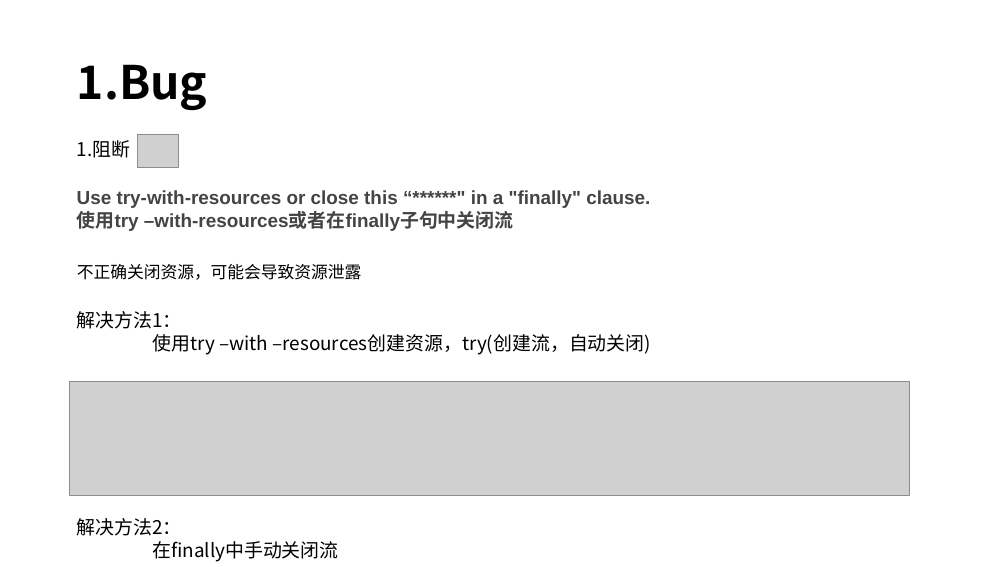
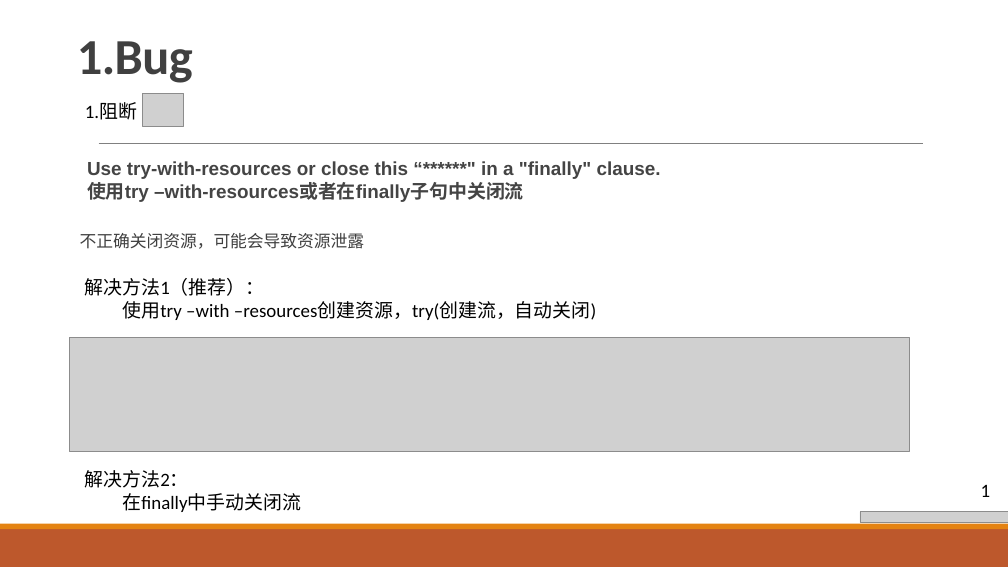
Before and after one commit to yuanbaojian/personMultipleProject, a slide deck: slide 2 of src/main/resources/File/sonarQube扫描问题.pptx. Drawn at 1008x567 pixels with LibreOffice and Linux fonts; fonts in the diff are those of the drawing; grey boxes stand for pictures. Boxes give left, top, right and bottom in pixels: in the first picture for what was removed or moved away, otherwise in the second. Text is boxed around its words. In the diff, an @@ line names an element or a change of style, - is before the commit and + after.

```diff
--- a/src/main/resources/File/sonarQube扫描问题.pptx
+++ b/src/main/resources/File/sonarQube扫描问题.pptx
@@ title "1.Bug" at bbox=[77, 41, 193, 83]: size 44 to 48 pt, font Noto Sans CJK SC to Calibri, text colour #000000 to #404040, letter spacing 0 to -0.5 pt; line spacing 0.9 to 0.85; vertical alignment middle to bottom @@
@@ text "1.阻断": place and size @@
-text "1.阻断" at bbox=[77, 140, 131, 158]
+text "1.阻断" at bbox=[85, 102, 137, 120]
@@ text "1.阻断" at bbox=[85, 102, 137, 120]: font Noto Sans CJK SC to Calibri @@
@@ picture: place and size @@
-picture at bbox=[138, 135, 178, 168]
+picture at bbox=[143, 93, 184, 126]
@@ line added from (99, 144) to (923, 144), #808080 0.5 pt @@
@@ text "Use try-with-resources or close this ...": place and size @@
-text "Use try-with-resources or close this ..." at bbox=[77, 190, 650, 231]
+text "Use try-with-resources or close this ..." at bbox=[87, 161, 661, 202]
@@ text "不正确关闭资源，可能会导致资源泄露": place and size @@
-text "不正确关闭资源，可能会导致资源泄露" at bbox=[77, 264, 362, 280]
+text "不正确关闭资源，可能会导致资源泄露" at bbox=[80, 233, 365, 249]
@@ text "不正确关闭资源，可能会导致资源泄露" at bbox=[80, 233, 365, 249]: font Noto Sans CJK SC to Calibri, text colour #000000 to #404040; more space between paragraphs @@
@@ text "解决方法1（推荐）：": place and size @@
-text "解决方法1（推荐）：" at bbox=[77, 311, 651, 355]
+text "解决方法1（推荐）：" at bbox=[85, 278, 596, 320]
@@ text at bbox=[85, 278, 265, 296]: text changed; font Noto Sans CJK SC to Calibri @@
-解决方法1：
+解决方法1（推荐）：
@@ text at bbox=[123, 301, 596, 320]: font Noto Sans CJK SC to Calibri in "使用try –with –resources创建资源，try(创建流，自动关闭)" @@
@@ picture: place and size @@
-picture at bbox=[70, 382, 910, 496]
+picture at bbox=[70, 337, 910, 451]
@@ text "解决方法2：" at bbox=[85, 470, 302, 512]: font Noto Sans CJK SC to Calibri @@
@@ text "解决方法2：": place and size @@
-text "解决方法2：" at bbox=[77, 518, 338, 562]
+text "解决方法2：" at bbox=[85, 470, 302, 512]
@@ text added at bbox=[981, 485, 991, 497], 18 pt, text #000000 @@
+1
@@ rectangle added at bbox=[0, 529, 1008, 567], fill #BD582C @@
@@ rectangle added at bbox=[0, 524, 1008, 529], fill #E48312 @@
@@ picture added at bbox=[860, 512, 1008, 523] @@
```
Also in this commit, not shown: 19 other slides changed, 4 slides added, 1 slide removed.
